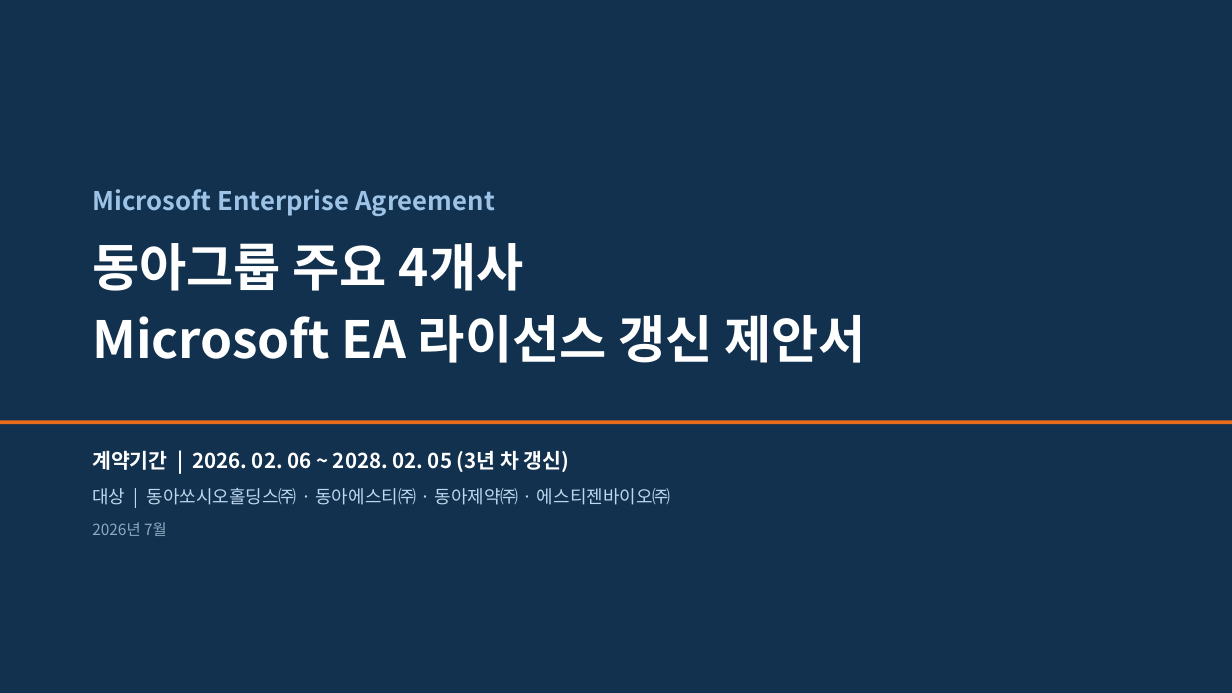
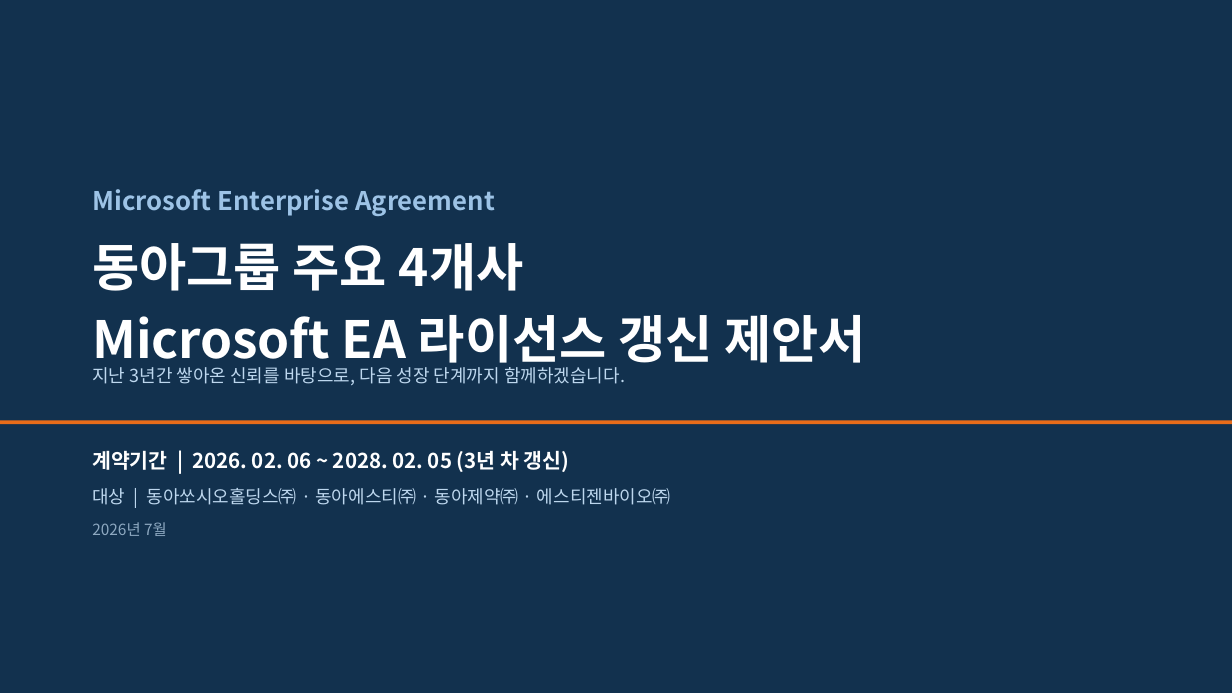
Before and after one commit to mss881024-dev/first-project, a slide deck: slide 1 of docs/ea-renewal-proposal/동아그룹_Microsoft_EA_갱신제안서_2026.pptx. Drawn at 1232x693 pixels with LibreOffice and Linux fonts; fonts in the diff are those of the drawing. Boxes give left, top, right and bottom in pixels: in the first picture for what was removed or moved away, otherwise in the second. Text is boxed around its words. In the diff, an @@ line names an element or a change of style, - is before the commit and + after.

```diff
--- a/docs/ea-renewal-proposal/동아그룹_Microsoft_EA_갱신제안서_2026.pptx
+++ b/docs/ea-renewal-proposal/동아그룹_Microsoft_EA_갱신제안서_2026.pptx
@@ text added at bbox=[92, 367, 625, 385], 14 pt, text #BDD7EE @@
+지난 3년간 쌓아온 신뢰를 바탕으로, 다음 성장 단계까지 함께하겠습니다.
```
Also in this commit, not shown: 6 other slides changed, 1 other file.
